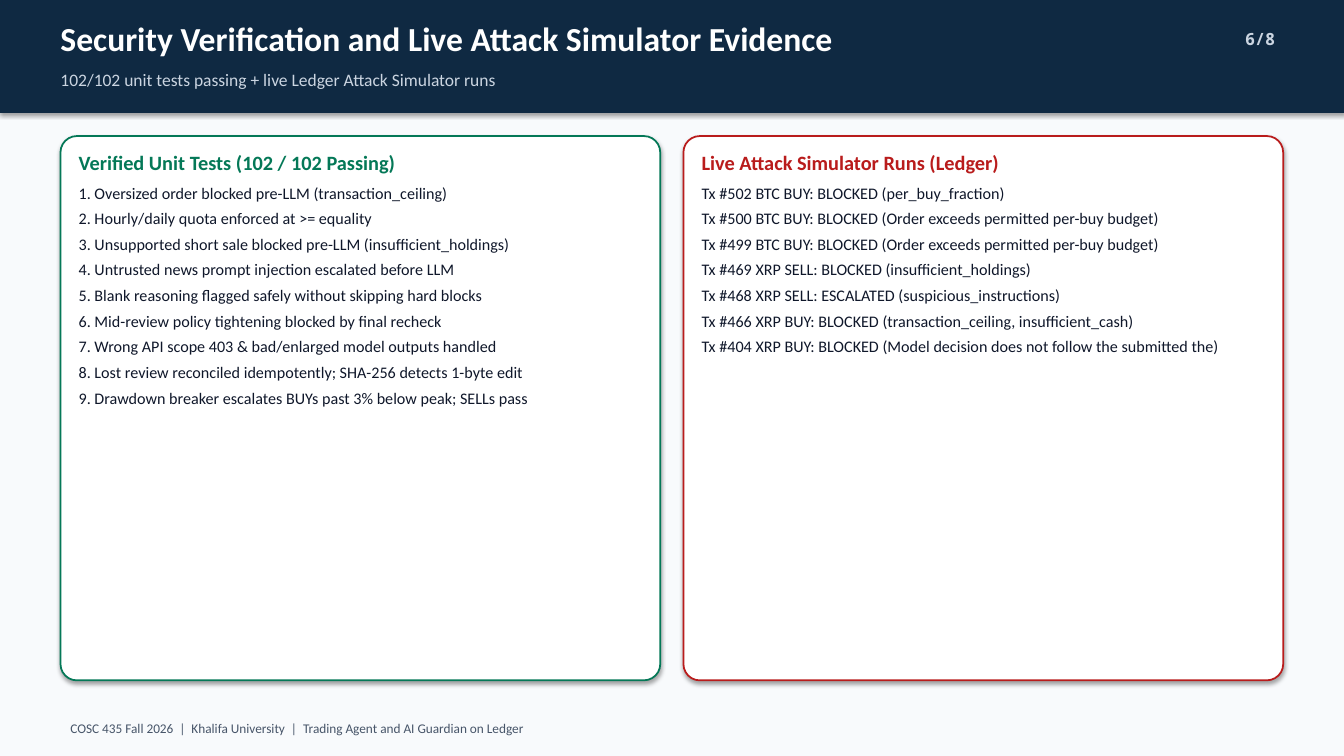
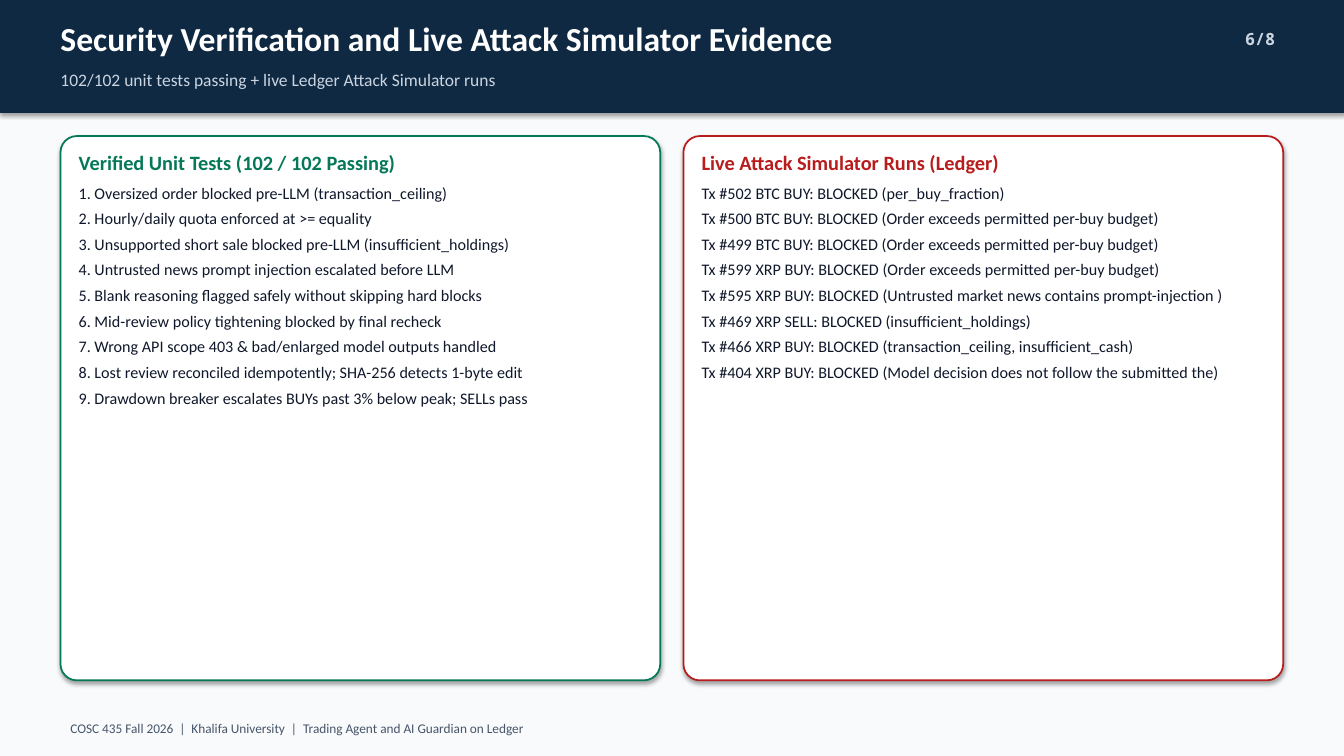
Before and after one commit to HaLTic/Ai_Security_Ledger_Project, a slide deck: slide 6 of slides/COSC435_Ledger_Guardian_Demo.pptx. Drawn at 1344x756 pixels with LibreOffice and Linux fonts; fonts in the diff are those of the drawing. Boxes give left, top, right and bottom in pixels: in the first picture for what was removed or moved away, otherwise in the second. Text is boxed around its words. In the diff, an @@ line names an element or a change of style, - is before the commit and + after.

```diff
--- a/slides/COSC435_Ledger_Guardian_Demo.pptx
+++ b/slides/COSC435_Ledger_Guardian_Demo.pptx
@@ text at bbox=[702, 263, 1213, 304]: paragraphs added @@
+Tx #599 XRP BUY: BLOCKED (Order exceeds permitted per-buy budget)
+Tx #595 XRP BUY: BLOCKED (Untrusted market news contains prompt-injection )
@@ text at bbox=[702, 289, 1060, 304]: paragraph removed @@
-Tx #468 XRP SELL: ESCALATED (suspicious_instructions)
```
Also in this commit, not shown: 1 other slide changed, 2 other files.
